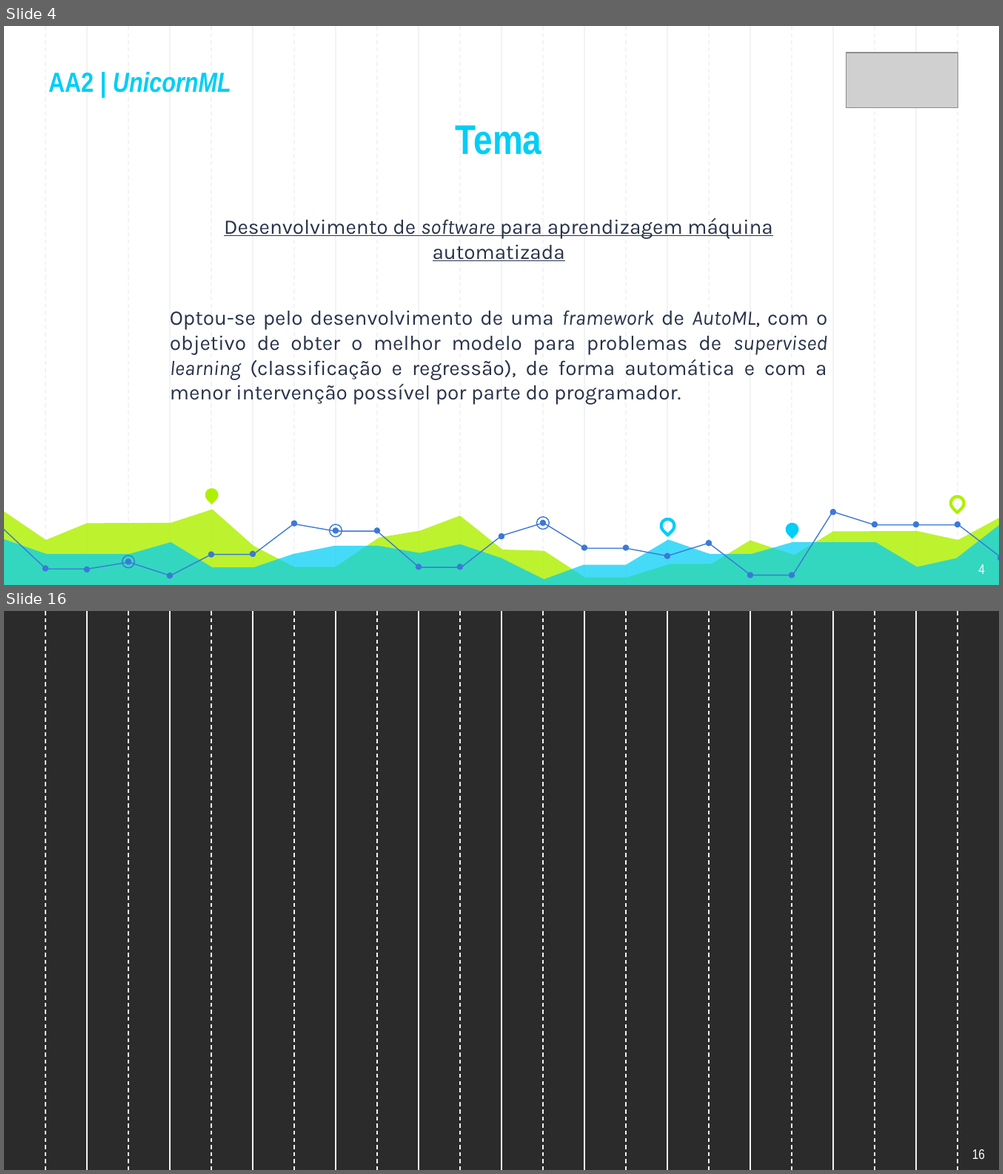
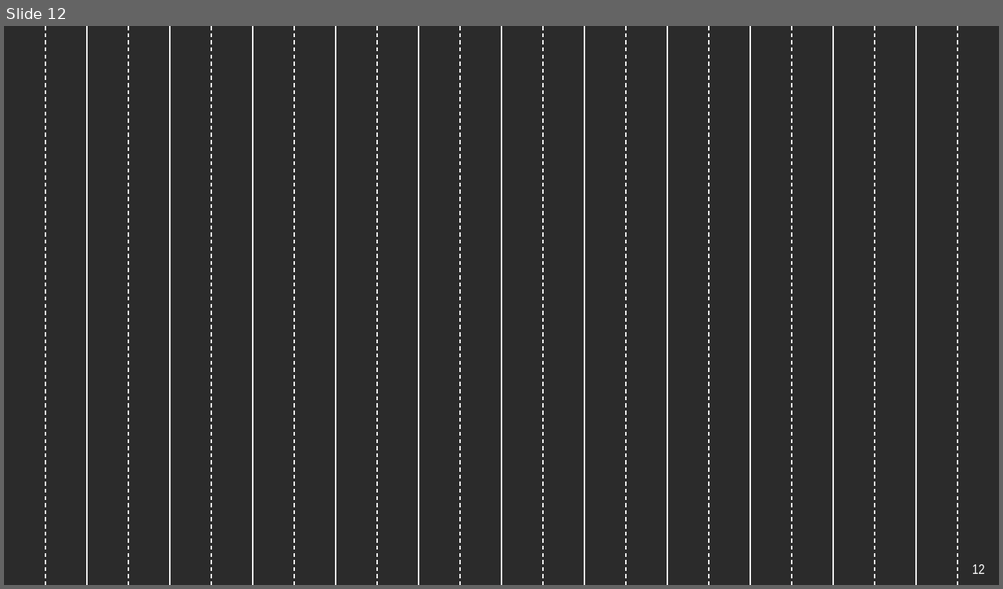
Before and after one commit to Nelson198/AA2, a slide deck: Presentation/Presentation.pptx. Shown one above the other, each under a label of ours: slides 4 and 16 before the commit, slide 12 after it; the slides between them are not shown. The pictures are 1003x1174 and 1003x589 pixels, drawn with LibreOffice and Linux fonts; fonts in the diff are those of the drawing; grey boxes stand for pictures; background and template pictures are left out; a plain dark background stands for a picture behind light text. Boxes give left, top, right and bottom in pixels: in the first picture for what was removed or moved away, otherwise in the second. Text is boxed around its words. In the diff, an @@ line names an element or a change of style, - is before the commit and + after.

```diff
--- a/Presentation/Presentation.pptx
+++ b/Presentation/Presentation.pptx
@@ slide 4 removed at (4,26,999,585), background #FFFFFF; not listed: 23 template elements that a slide beside it also shows @@
@@ picture removed at (846,53,958,109) @@
@@ title removed at (48,72,231,93) @@
-AA2 | UnicornML
@@ title removed at (455,125,542,155) @@
-Tema
@@ text removed at (170,218,827,405) @@
-Desenvolvimento de software para aprendizagem máquina automatizada
-Optou-se pelo desenvolvimento de uma framework de AutoML, com o objetivo de obter o melhor modelo para problemas de supervised learning (classificação e regressão), de forma automática e com a menor intervenção possível por parte do programador.
@@ teardrop removed at (202,486,221,504) @@
@@ freeform shape removed at (4,509,999,585) @@
@@ freeform shape removed at (461,511,833,576) @@
@@ freeform shape removed at (834,512,999,557) @@
@@ teardrop removed at (948,494,965,512) @@
@@ freeform shape removed at (4,524,999,585) @@
@@ freeform shape removed at (4,524,461,576) @@
@@ ellipse removed at (329,526,342,538) @@
@@ ellipse removed at (536,517,549,530) @@
@@ teardrop removed at (657,517,676,535) @@
@@ teardrop removed at (782,520,800,539) @@
@@ ellipse removed at (122,556,135,569) @@
@@ group removed at (42,509,999,579): 24 ellipses @@
@@ page number removed at (978,565,984,574) @@
-4
@@ what was slide 16 is now slide 12 @@
@@ page number at (972,565,984,574): text changed @@
-16
+12
```
Also in this commit, not shown: 15 slides changed, 7 other slides removed, 2 other files.
